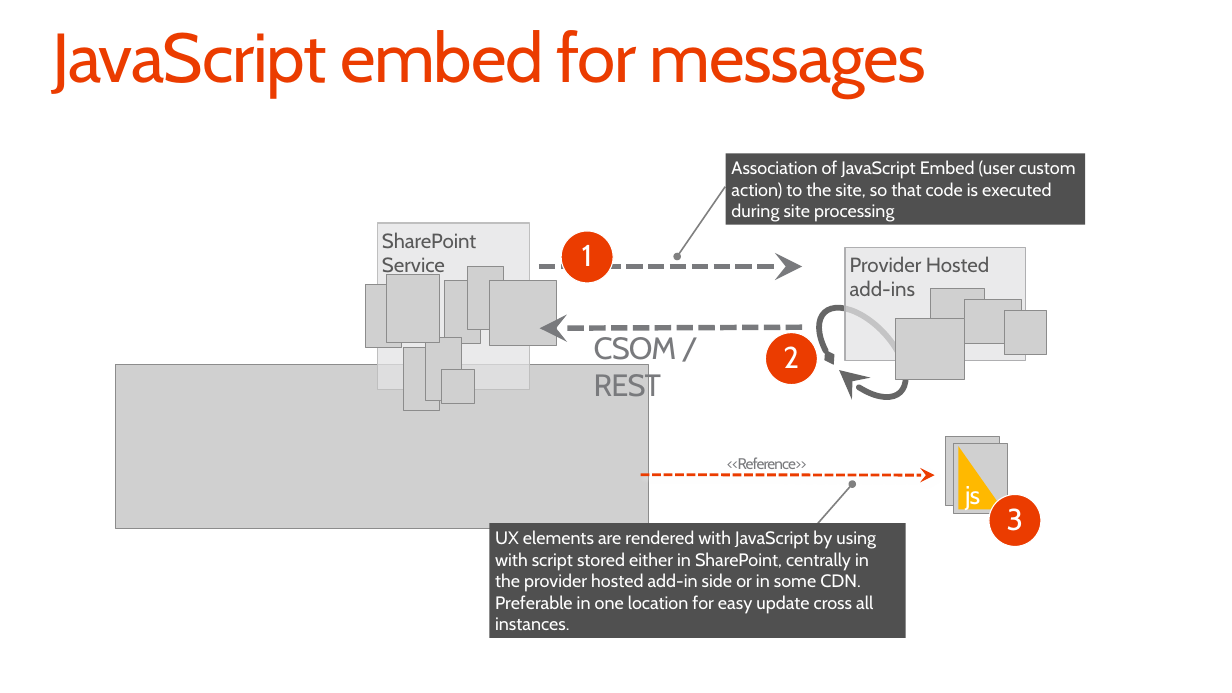
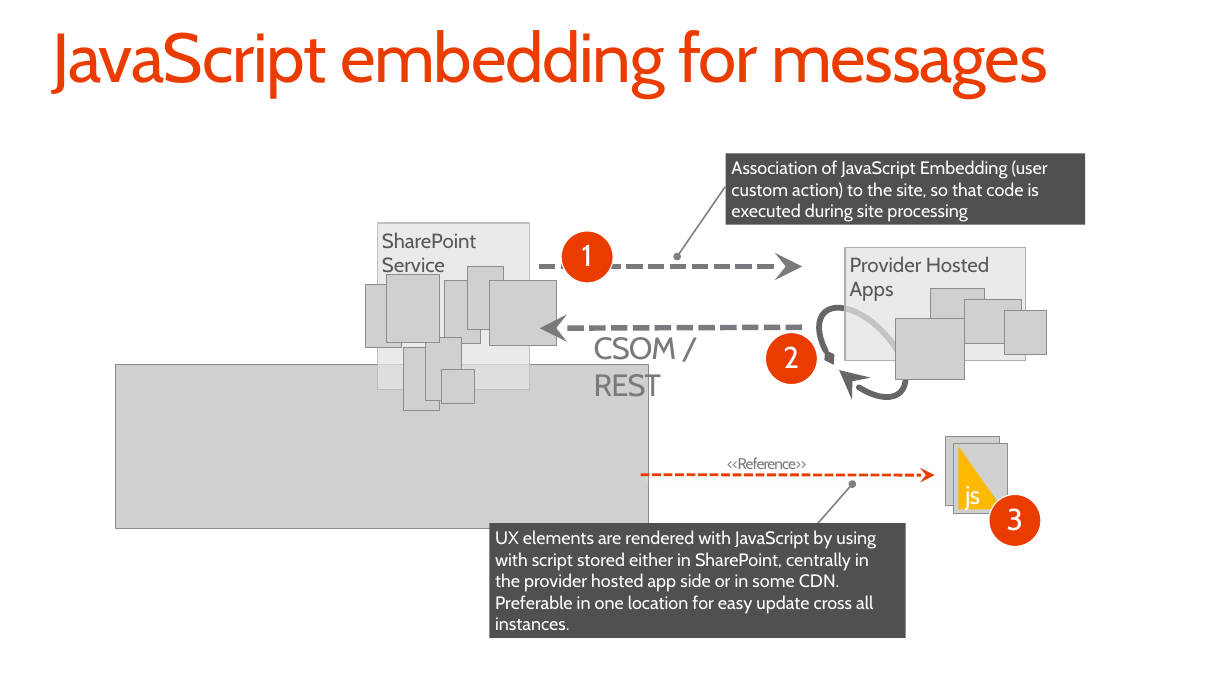
Before and after one commit to fabbbiob/TrainingContent, a slide deck: slide 14 of O3658/02 Managing site settings using app model/2_SiteManagement.pptx. Drawn at 1232x693 pixels with LibreOffice and Linux fonts; fonts in the diff are those of the drawing; grey boxes stand for pictures; background and template pictures are left out. Boxes give left, top, right and bottom in pixels: in the first picture for what was removed or moved away, otherwise in the second. Text is boxed around its words. In the diff, an @@ line names an element or a change of style, - is before the commit and + after.

```diff
--- a/O3658/02 Managing site settings using app model/2_SiteManagement.pptx
+++ b/O3658/02 Managing site settings using app model/2_SiteManagement.pptx
@@ title at [52, 30, 1048, 98]: text changed @@
-JavaScript embed for messages
+JavaScript embedding for messages
@@ text in rectangle at [731, 160, 1048, 222]: text changed @@
-  Association of JavaScript Embed (user custom action) to the site, so that code is executed during site processing
+  Association of JavaScript Embedding (user custom action) to the site, so that code is executed during site processing
@@ text in rectangle at [850, 256, 989, 301]: text changed @@
-Provider Hosted add-ins
+Provider Hosted Apps
@@ text in rectangle at [495, 530, 876, 630]: text changed @@
-  UX elements are rendered with JavaScript by using with script stored either in SharePoint, centrally in the provider hosted add-in side or in some CDN. Preferable in one location for easy update cross all instances.
+  UX elements are rendered with JavaScript by using with script stored either in SharePoint, centrally in the provider hosted app side or in some CDN. Preferable in one location for easy update cross all instances.
```
Also in this commit, not shown: 15 other slides changed, 1 slide added, 1 slide removed, 1 other file.
